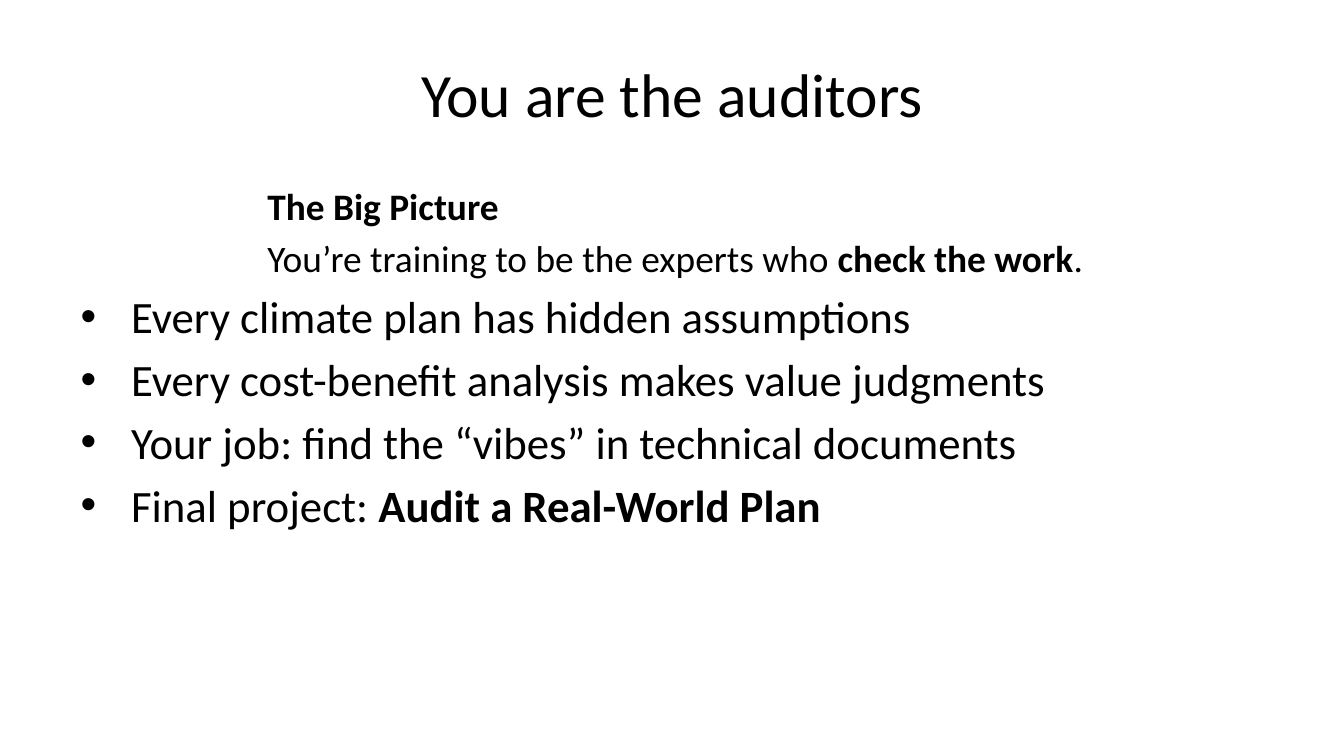
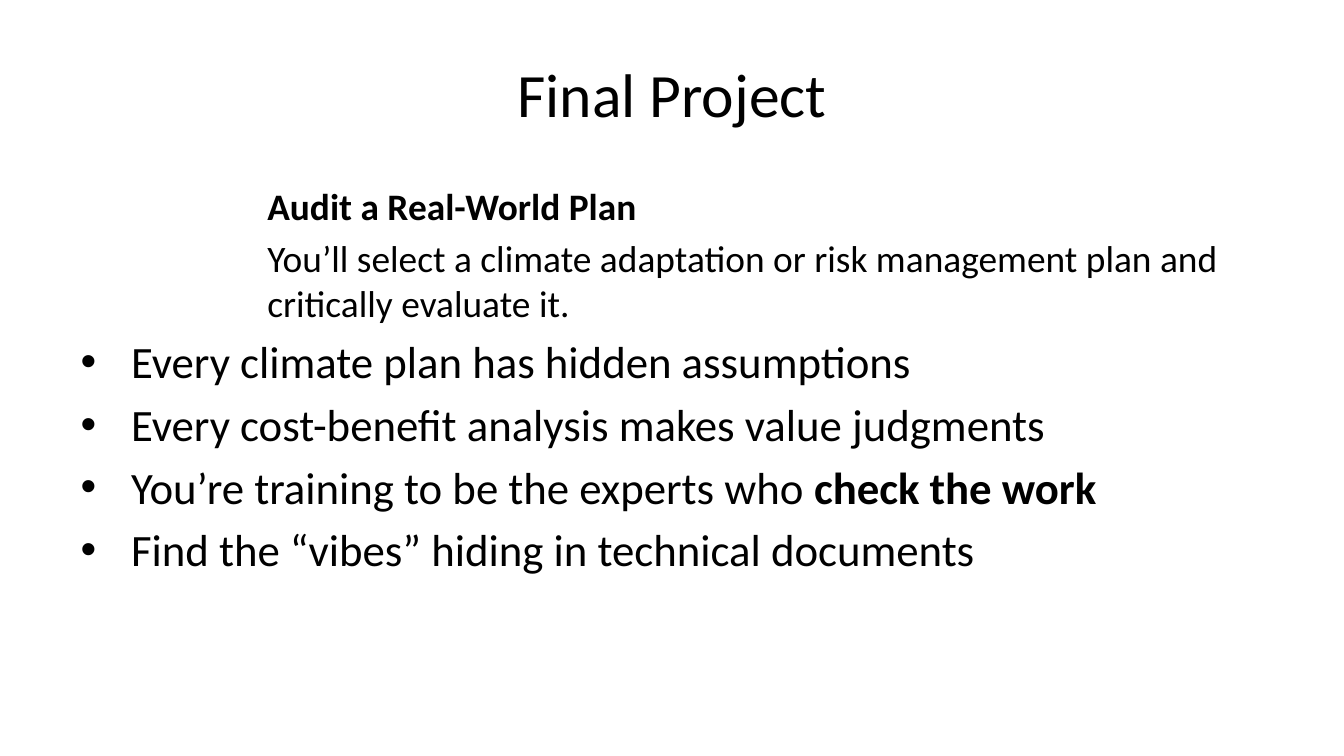
Before and after one commit to CEVE-421-521/ceve-421-521.github.io, a slide deck: slide 25 of lectures/week-01/index.pptx (slide 23 before the commit). Drawn at 1344x756 pixels with LibreOffice and Linux fonts; fonts in the diff are those of the drawing. Boxes give left, top, right and bottom in pixels: in the first picture for what was removed or moved away, otherwise in the second. Text is boxed around its words. In the diff, an @@ line names an element or a change of style, - is before the commit and + after.

```diff
--- a/lectures/week-01/index.pptx
+++ b/lectures/week-01/index.pptx
@@ title at (x1=517, y1=74, x2=827, y2=128): text changed @@
-You are the auditors
+Final Project
@@ text at (x1=267, y1=193, x2=1217, y2=323): text changed @@
-The Big Picture
-You’re training to be the experts who check the work.
+Audit a Real-World Plan
+You’ll select a climate adaptation or risk management plan and critically evaluate it.
@@ text at (x1=131, y1=472, x2=1096, y2=574): text changed @@
-• Your job: find the “vibes” in technical documents
-• Final project: Audit a Real-World Plan
+• You’re training to be the experts who check the work
+• Find the “vibes” hiding in technical documents
```
Also in this commit, not shown: 7 other slides changed, 5 slides added, 6 slides removed, 54 other files.
